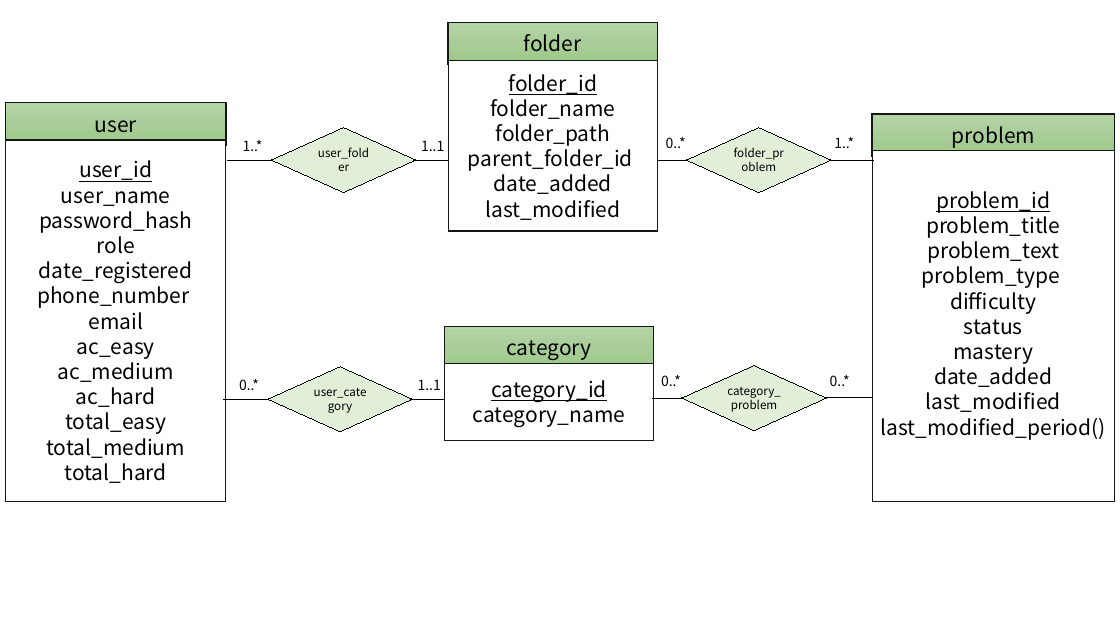
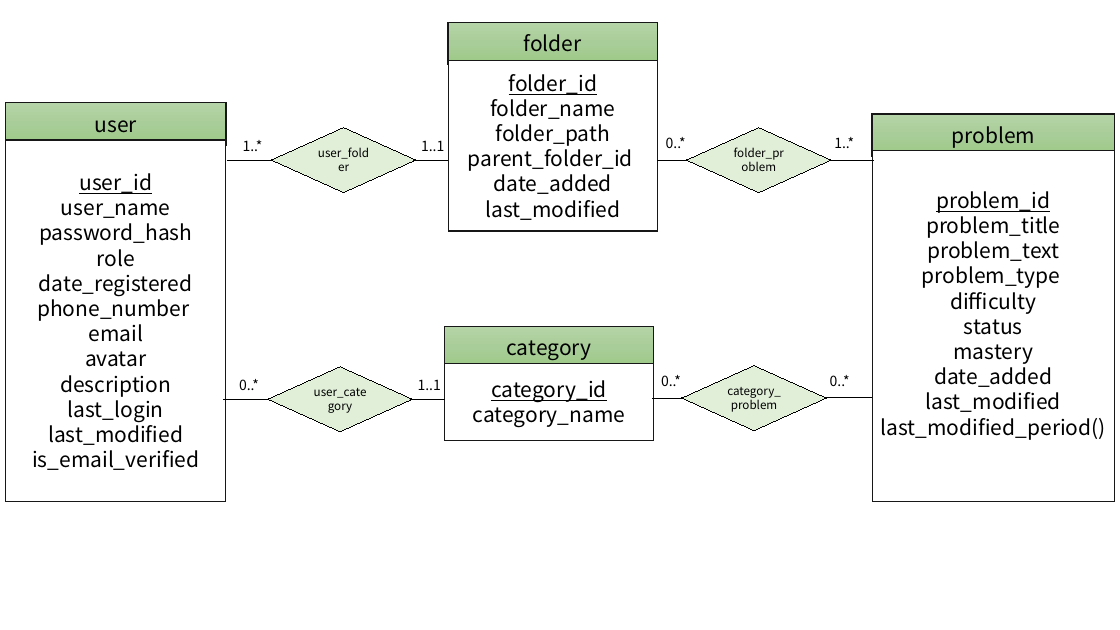
Before and after one commit to ALiersEL/CodeVault, a slide deck: slide 1 of db.pptx. Drawn at 1120x630 pixels with LibreOffice and Linux fonts; fonts in the diff are those of the drawing. Boxes give left, top, right and bottom in pixels: in the first picture for what was removed or moved away, otherwise in the second. Text is boxed around its words. In the diff, an @@ line names an element or a change of style, - is before the commit and + after.

```diff
--- a/db.pptx
+++ b/db.pptx
@@ text in rectangle at box(32, 351, 199, 470): text changed @@
-ac_easy
-ac_medium
-ac_hard
-total_easy
-total_medium
-total_hard
+avatar
+description
+last_login
+last_modified
+is_email_verified
```
Also in this commit, not shown: 59 other files.
